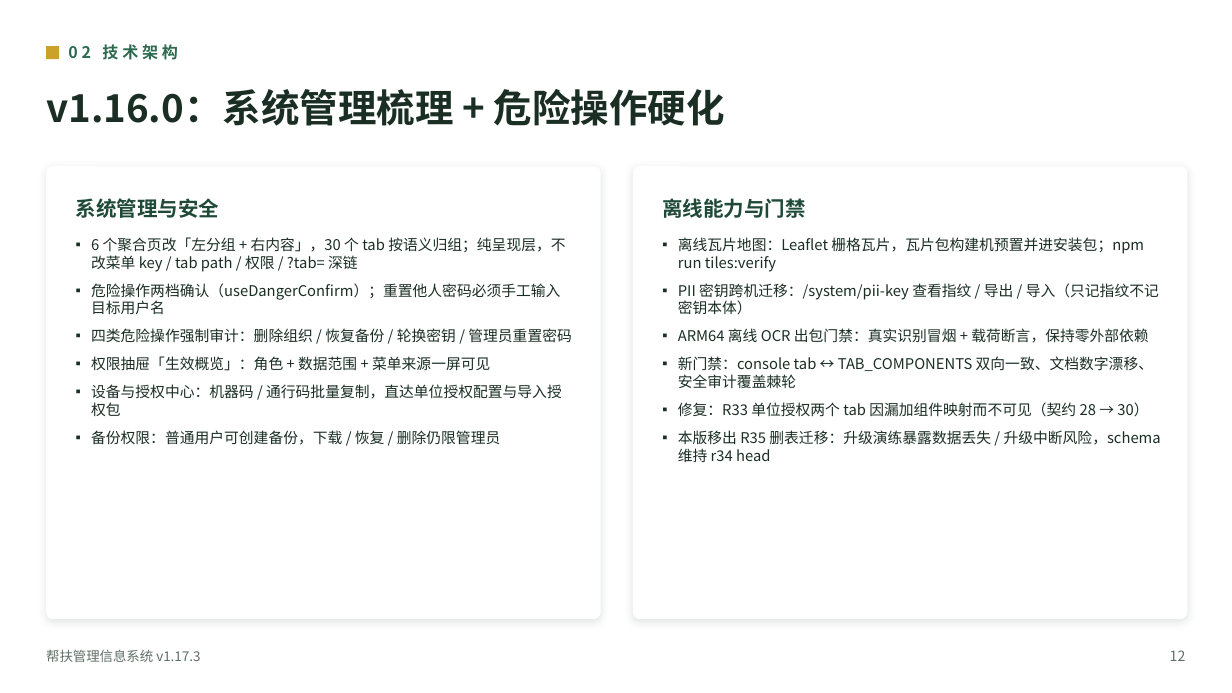
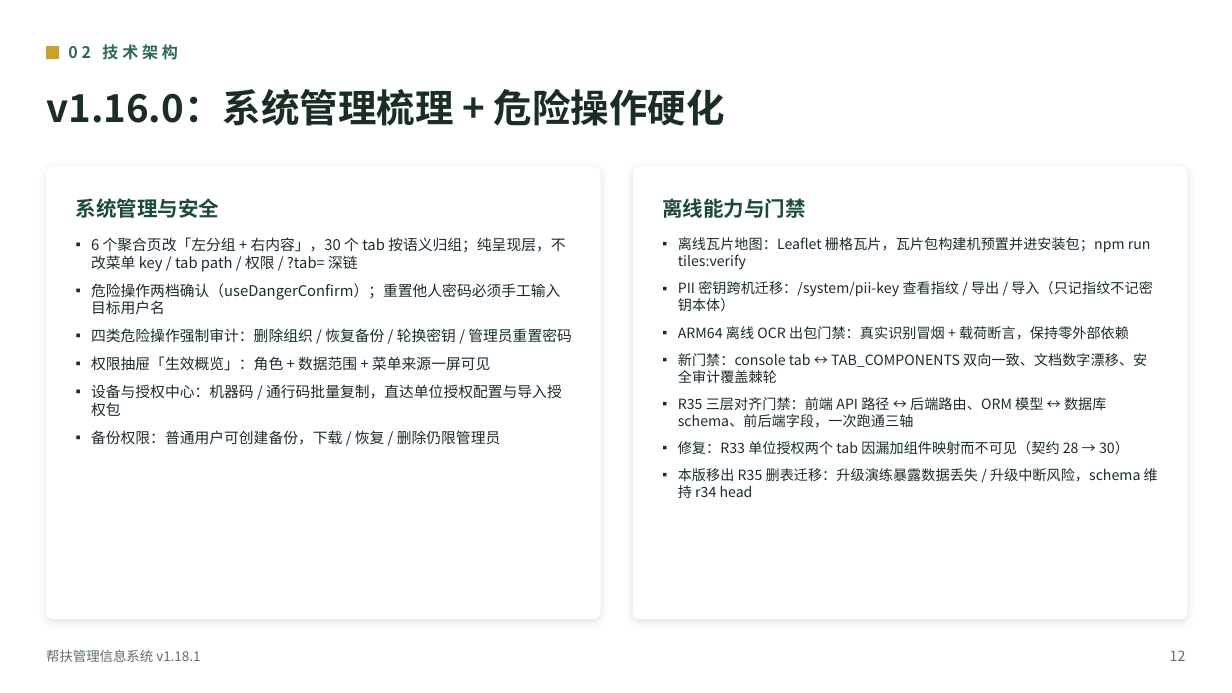
Before and after one commit to lzh745200/MRRS, a slide deck: slide 14 of docs/帮扶管理信息系统介绍.pptx. Drawn at 1232x693 pixels with LibreOffice and Linux fonts; fonts in the diff are those of the drawing. Boxes give left, top, right and bottom in pixels: in the first picture for what was removed or moved away, otherwise in the second. Text is boxed around its words. In the diff, an @@ line names an element or a change of style, - is before the commit and + after.

```diff
--- a/docs/帮扶管理信息系统介绍.pptx
+++ b/docs/帮扶管理信息系统介绍.pptx
@@ text at (x1=678, y1=237, x2=1158, y2=498): size 11.5 to 11 pt in "离线瓦片地图：Leaflet 栅格瓦片，瓦片包构建机预置并进安装包；npm run tiles:verify", "PII 密钥跨机迁移：/system/pii-key 查看指纹 / 导出 / 导入（只记指纹不记密钥本体）", "ARM64 离线 OCR 出包门禁：真实识别冒烟 + 载荷断言，保持零外部依赖", "新门禁：console tab ↔ TAB_COMPONENTS 双向一致、文档数字漂移、安全审计覆盖棘轮" and 2 more places @@
@@ text at (x1=678, y1=397, x2=1106, y2=428): paragraph added @@
+▪ R35 三层对齐门禁：前端 API 路径 ↔ 后端路由、ORM 模型 ↔ 数据库 schema、前后端字段，一次跑通三轴
@@ text at (x1=46, y1=649, x2=200, y2=662): text changed @@
-帮扶管理信息系统 v1.17.3
+帮扶管理信息系统 v1.18.1
```
Also in this commit, not shown: 51 other slides changed, 1 slide added, 18 other files.
